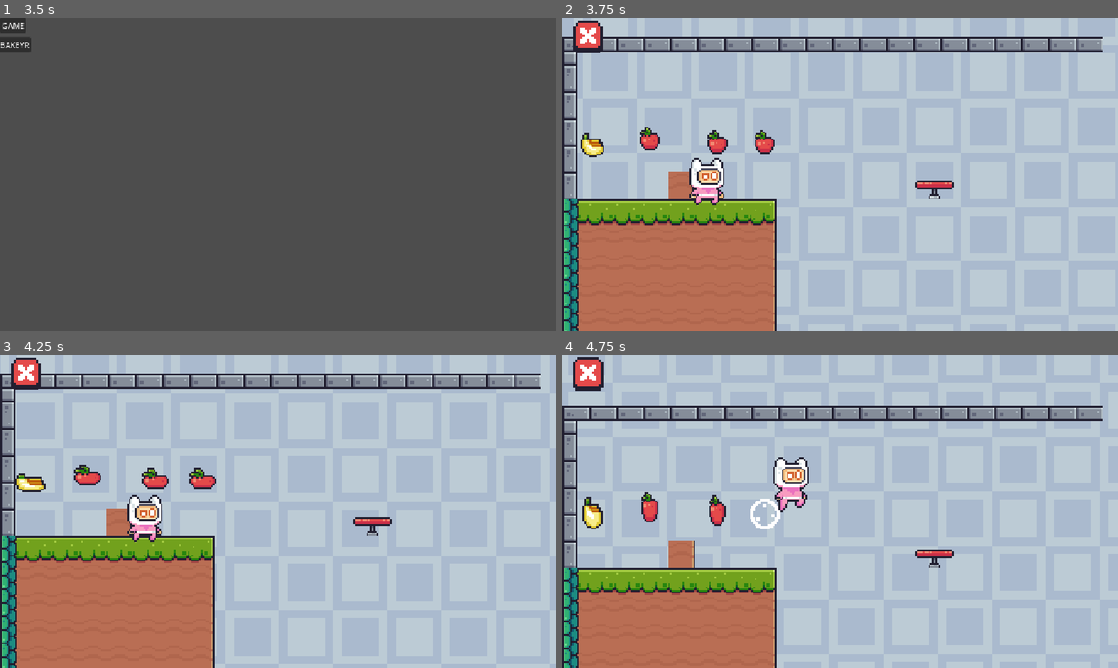
Above: before the commit, frames 1-4 (two rows, left to right).
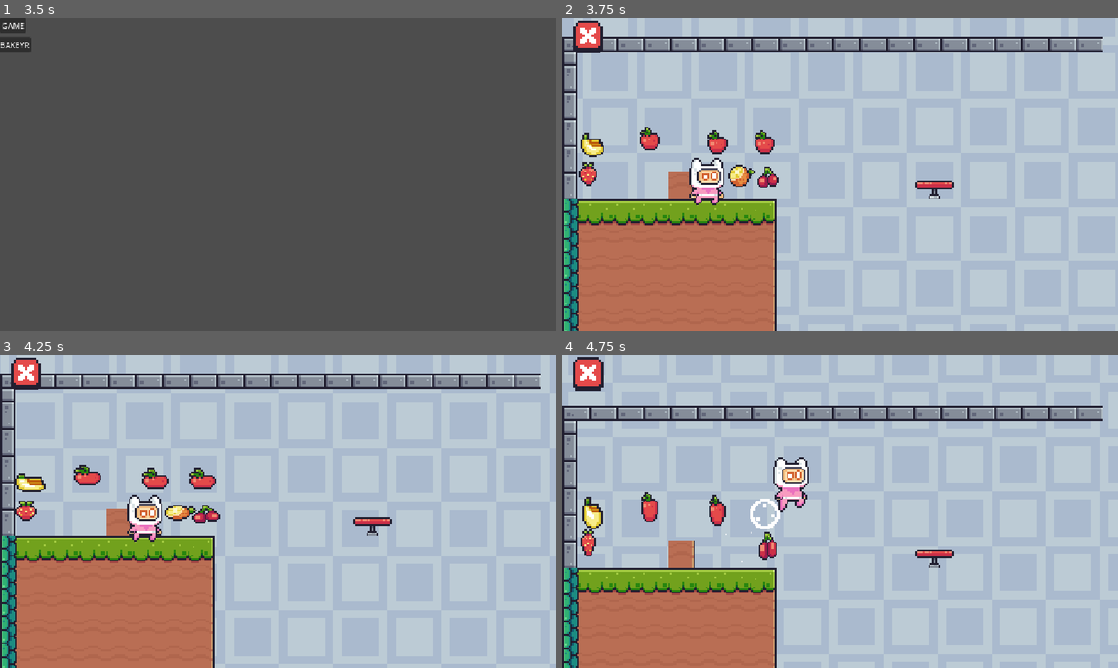
Above: after the commit, the same moments.

Repository: PranitJalan/Apple-Rush
Game: Godot game, scene res://scenes/bakeryl.tscn
Same seed, same stepped clock (60 frames per second), same inputs: the game is played once before the commit and once after it. This scene is started directly instead of the project's main scene.
Inputs (mouse positions are in pixels of both pictures, inside the frame that each line leads up to):
- Up to frame 1 (3.5 s): click "BAKE" at 0.5 s; click "+" at 1.25 s; click "-" at 2 s; click (16, 33) at 2.77 s
- Up to frame 2 (3.75 s): click "GAME" at 3.5 s
- Up to frame 3 (4.25 s): no input
- Up to frame 4 (4.75 s): tap Enter at 4.25 s; move the mouse to (962, 495) at 4.27 s; hold D (right) from 4.28 s (still down); tap Alt at 4.35 s; click (962, 495) at 4.42 s; tap Space (jump) at 4.52 s

Frame 1 is identical in both runs. In frame 2, 0.6% of the frame differs, in the area x 3-39%, y 46-55%; in frame 3, 0.6%, in the area x 2-40%, y 46-54%; in frame 4, 0.4%.

Commit message:
More collectibles
Added Strawberries, oranges and cherries

Diff:
--- /dev/null
+++ b/scenes/Cherries.tscn
@@ -0,0 +1,193 @@
+[gd_scene format=3 uid="uid://dynopt5j2kyg8"]
+
+[ext_resource type="PackedScene" uid="uid://dy0hggfc0hx42" path="res://scenes/collectables.tscn" id="1_4jp6b"]
+[ext_resource type="Texture2D" uid="uid://bjvt211ak28qs" path="res://assets/Items/Fruits/Collected.png" id="2_068j6"]
+[ext_resource type="Texture2D" uid="uid://c7ata60y7ht6n" path="res://assets/Items/Fruits/Cherries.png" id="3_a5re5"]
+
+[sub_resource type="CircleShape2D" id="CircleShape2D_hf2xo"]
+radius = 6.0
+
+[sub_resource type="AtlasTexture" id="AtlasTexture_xxofk"]
+atlas = ExtResource("2_068j6")
+region = Rect2(0, 0, 32, 32)
+
+[sub_resource type="AtlasTexture" id="AtlasTexture_t7gpa"]
+atlas = ExtResource("2_068j6")
+region = Rect2(32, 0, 32, 32)
+
+[sub_resource type="AtlasTexture" id="AtlasTexture_gguo1"]
+atlas = ExtResource("2_068j6")
+region = Rect2(64, 0, 32, 32)
+
+[sub_resource type="AtlasTexture" id="AtlasTexture_klqdr"]
+atlas = ExtResource("2_068j6")
+region = Rect2(96, 0, 32, 32)
+
+[sub_resource type="AtlasTexture" id="AtlasTexture_voxl4"]
+atlas = ExtResource("2_068j6")
+region = Rect2(128, 0, 32, 32)
+
+[sub_resource type="AtlasTexture" id="AtlasTexture_u0y0b"]
+atlas = ExtResource("2_068j6")
+region = Rect2(160, 0, 32, 32)
+
+[sub_resource type="AtlasTexture" id="AtlasTexture_1dmo7"]
+atlas = ExtResource("3_a5re5")
+region = Rect2(0, 0, 32, 32)
+
+[sub_resource type="AtlasTexture" id="AtlasTexture_m5qov"]
+atlas = ExtResource("3_a5re5")
+region = Rect2(32, 0, 32, 32)
+
+[sub_resource type="AtlasTexture" id="AtlasTexture_43ywp"]
+atlas = ExtResource("3_a5re5")
+region = Rect2(64, 0, 32, 32)
+
+[sub_resource type="AtlasTexture" id="AtlasTexture_dkf1n"]
+atlas = ExtResource("3_a5re5")
+region = Rect2(96, 0, 32, 32)
+
+[sub_resource type="AtlasTexture" id="AtlasTexture_yi4ef"]
+atlas = ExtResource("3_a5re5")
+region = Rect2(128, 0, 32, 32)
+
+[sub_resource type="AtlasTexture" id="AtlasTexture_apeb2"]
+atlas = ExtResource("3_a5re5")
+region = Rect2(160, 0, 32, 32)
+
+[sub_resource type="AtlasTexture" id="AtlasTexture_fubi3"]
+atlas = ExtResource("3_a5re5")
+region = Rect2(192, 0, 32, 32)
+
+[sub_resource type="AtlasTexture" id="AtlasTexture_gt6dx"]
+atlas = ExtResource("3_a5re5")
+region = Rect2(224, 0, 32, 32)
+
+[sub_resource type="AtlasTexture" id="AtlasTexture_dy0f1"]
+atlas = ExtResource("3_a5re5")
+region = Rect2(256, 0, 32, 32)
+
+[sub_resource type="AtlasTexture" id="AtlasTexture_yvadl"]
+atlas = ExtResource("3_a5re5")
+region = Rect2(288, 0, 32, 32)
+
+[sub_resource type="AtlasTexture" id="AtlasTexture_42tmx"]
+atlas = ExtResource("3_a5re5")
+region = Rect2(320, 0, 32, 32)
+
+[sub_resource type="AtlasTexture" id="AtlasTexture_ymirx"]
+atlas = ExtResource("3_a5re5")
+region = Rect2(352, 0, 32, 32)
+
+[sub_resource type="AtlasTexture" id="AtlasTexture_p7r6l"]
+atlas = ExtResource("3_a5re5")
+region = Rect2(384, 0, 32, 32)
+
+[sub_resource type="AtlasTexture" id="AtlasTexture_wwojh"]
+atlas = ExtResource("3_a5re5")
+region = Rect2(416, 0, 32, 32)
+
+[sub_resource type="AtlasTexture" id="AtlasTexture_akmx5"]
+atlas = ExtResource("3_a5re5")
+region = Rect2(448, 0, 32, 32)
+
+[sub_resource type="AtlasTexture" id="AtlasTexture_t13eu"]
+atlas = ExtResource("3_a5re5")
+region = Rect2(480, 0, 32, 32)
+
+[sub_resource type="AtlasTexture" id="AtlasTexture_qwfje"]
+atlas = ExtResource("3_a5re5")
+region = Rect2(512, 0, 32, 32)
+
+[sub_resource type="SpriteFrames" id="SpriteFrames_wny6j"]
+animations = [{
+"frames": [{
+"duration": 1.0,
+"texture": SubResource("AtlasTexture_xxofk")
+}, {
+"duration": 1.0,
+"texture": SubResource("AtlasTexture_t7gpa")
+}, {
+"duration": 1.0,
+"texture": SubResource("AtlasTexture_gguo1")
+}, {
+"duration": 1.0,
+"texture": SubResource("AtlasTexture_klqdr")
+}, {
+"duration": 1.0,
+"texture": SubResource("AtlasTexture_voxl4")
+}, {
+"duration": 1.0,
+"texture": SubResource("AtlasTexture_u0y0b")
+}],
+"loop": 0,
+"name": &"collected",
+"speed": 20.0
+}, {
+"frames": [{
+"duration": 1.0,
+"texture": SubResource("AtlasTexture_1dmo7")
+}, {
+"duration": 1.0,
+"texture": SubResource("AtlasTexture_m5qov")
+}, {
+"duration": 1.0,
+"texture": SubResource("AtlasTexture_43ywp")
+}, {
+"duration": 1.0,
+"texture": SubResource("AtlasTexture_dkf1n")
+}, {
+"duration": 1.0,
+"texture": SubResource("AtlasTexture_yi4ef")
+}, {
+"duration": 1.0,
+"texture": SubResource("AtlasTexture_apeb2")
+}, {
+"duration": 1.0,
+"texture": SubResource("AtlasTexture_fubi3")
+}, {
+"duration": 1.0,
+"texture": SubResource("AtlasTexture_gt6dx")
+}, {
+"duration": 1.0,
+"texture": SubResource("AtlasTexture_dy0f1")
+}, {
+"duration": 1.0,
+"texture": SubResource("AtlasTexture_yvadl")
+}, {
+"duration": 1.0,
+"texture": SubResource("AtlasTexture_42tmx")
+}, {
+"duration": 1.0,
+"texture": SubResource("AtlasTexture_ymirx")
+}, {
+"duration": 1.0,
+"texture": SubResource("AtlasTexture_p7r6l")
+}, {
+"duration": 1.0,
+"texture": SubResource("AtlasTexture_wwojh")
+}, {
+"duration": 1.0,
+"texture": SubResource("AtlasTexture_akmx5")
+}, {
+"duration": 1.0,
+"texture": SubResource("AtlasTexture_t13eu")
+}, {
+"duration": 1.0,
+"texture": SubResource("AtlasTexture_qwfje")
+}],
+"loop": 1,
+"name": &"default",
+"speed": 20.0
+}]
+
+[node name="Collectables" unique_id=1202717980 instance=ExtResource("1_4jp6b")]
+scale = Vector2(0.9, 0.9)
+fruit = "cherries"
+
+[node name="CollisionShape2D" parent="." index="0" unique_id=2065168339]
+shape = SubResource("CircleShape2D_hf2xo")
+
+[node name="AnimatedSprite2D" parent="." index="1" unique_id=1671006630]
+sprite_frames = SubResource("SpriteFrames_wny6j")
+frame_progress = 0.1416909
--- a/scenes/node_2d.tscn
+++ b/scenes/Level.tscn
@@ -7,6 +7,9 @@
 [ext_resource type="PackedScene" uid="uid://bt7e1vm6oexmv" path="res://scenes/Bananas.tscn" id="5_j7wrs"]
 [ext_resource type="Texture2D" uid="uid://b6b48pq3o62hd" path="res://assets/Background/Blue.png" id="7_fws66"]
 [ext_resource type="PackedScene" uid="uid://ds4a32vpdnupm" path="res://scenes/Exit Button.tscn" id="7_hh0fu"]
+[ext_resource type="PackedScene" uid="uid://bj6gix3b4y34w" path="res://scenes/Oranges.tscn" id="8_hh0fu"]
+[ext_resource type="PackedScene" uid="uid://dynopt5j2kyg8" path="res://scenes/Cherries.tscn" id="9_3m5ht"]
+[ext_resource type="PackedScene" uid="uid://l0f5e8baanep" path="res://scenes/Strawberries.tscn" id="10_r4lgl"]
 
 [sub_resource type="TileSetAtlasSource" id="TileSetAtlasSource_fws66"]
 texture = ExtResource("1_j7wrs")
@@ -336,4 +339,13 @@
 [node name="Collectables4" parent="Collect" unique_id=1924849442 instance=ExtResource("4_4vge2")]
 position = Vector2(52, 46)
 
+[node name="Collectables" parent="." unique_id=924851338 instance=ExtResource("8_hh0fu")]
+position = Vector2(105, 66)
+
+[node name="Collectables2" parent="." unique_id=1409110836 instance=ExtResource("9_3m5ht")]
+position = Vector2(122, 67)
+
+[node name="Collectables3" parent="." unique_id=127004412 instance=ExtResource("10_r4lgl")]
+position = Vector2(15, 65)
+
 [editable path="Player"]
--- /dev/null
+++ b/scenes/Oranges.tscn
@@ -0,0 +1,194 @@
+[gd_scene format=3 uid="uid://bj6gix3b4y34w"]
+
+[ext_resource type="PackedScene" uid="uid://dy0hggfc0hx42" path="res://scenes/collectables.tscn" id="1_rcxdn"]
+[ext_resource type="Texture2D" uid="uid://bjvt211ak28qs" path="res://assets/Items/Fruits/Collected.png" id="2_e2811"]
+[ext_resource type="Texture2D" uid="uid://dwpvd7bqgjjhx" path="res://assets/Items/Fruits/Orange.png" id="3_aw4ic"]
+
+[sub_resource type="CircleShape2D" id="CircleShape2D_aw4ic"]
+radius = 8.0
+
+[sub_resource type="AtlasTexture" id="AtlasTexture_xxofk"]
+atlas = ExtResource("2_e2811")
+region = Rect2(0, 0, 32, 32)
+
+[sub_resource type="AtlasTexture" id="AtlasTexture_t7gpa"]
+atlas = ExtResource("2_e2811")
+region = Rect2(32, 0, 32, 32)
+
+[sub_resource type="AtlasTexture" id="AtlasTexture_gguo1"]
+atlas = ExtResource("2_e2811")
+region = Rect2(64, 0, 32, 32)
+
+[sub_resource type="AtlasTexture" id="AtlasTexture_klqdr"]
+atlas = ExtResource("2_e2811")
+region = Rect2(96, 0, 32, 32)
+
+[sub_resource type="AtlasTexture" id="AtlasTexture_voxl4"]
+atlas = ExtResource("2_e2811")
+region = Rect2(128, 0, 32, 32)
+
+[sub_resource type="AtlasTexture" id="AtlasTexture_u0y0b"]
+atlas = ExtResource("2_e2811")
+region = Rect2(160, 0, 32, 32)
+
+[sub_resource type="AtlasTexture" id="AtlasTexture_ebpu6"]
+atlas = ExtResource("3_aw4ic")
+region = Rect2(0, 0, 32, 32)
+
+[sub_resource type="AtlasTexture" id="AtlasTexture_edcuv"]
+atlas = ExtResource("3_aw4ic")
+region = Rect2(32, 0, 32, 32)
+
+[sub_resource type="AtlasTexture" id="AtlasTexture_24xv1"]
+atlas = ExtResource("3_aw4ic")
+region = Rect2(64, 0, 32, 32)
+
+[sub_resource type="AtlasTexture" id="AtlasTexture_abu72"]
+atlas = ExtResource("3_aw4ic")
+region = Rect2(96, 0, 32, 32)
+
+[sub_resource type="AtlasTexture" id="AtlasTexture_jbjtr"]
+atlas = ExtResource("3_aw4ic")
+region = Rect2(128, 0, 32, 32)
+
+[sub_resource type="AtlasTexture" id="AtlasTexture_g7mdk"]
+atlas = ExtResource("3_aw4ic")
+region = Rect2(160, 0, 32, 32)
+
+[sub_resource type="AtlasTexture" id="AtlasTexture_76ufa"]
+atlas = ExtResource("3_aw4ic")
+region = Rect2(192, 0, 32, 32)
+
+[sub_resource type="AtlasTexture" id="AtlasTexture_dlq6a"]
+atlas = ExtResource("3_aw4ic")
+region = Rect2(224, 0, 32, 32)
+
+[sub_resource type="AtlasTexture" id="AtlasTexture_50jm5"]
+atlas = ExtResource("3_aw4ic")
+region = Rect2(256, 0, 32, 32)
+
+[sub_resource type="AtlasTexture" id="AtlasTexture_cg7cs"]
+atlas = ExtResource("3_aw4ic")
+region = Rect2(288, 0, 32, 32)
+
+[sub_resource type="AtlasTexture" id="AtlasTexture_yd8a4"]
+atlas = ExtResource("3_aw4ic")
+region = Rect2(320, 0, 32, 32)
+
+[sub_resource type="AtlasTexture" id="AtlasTexture_s1830"]
+atlas = ExtResource("3_aw4ic")
+region = Rect2(352, 0, 32, 32)
+
+[sub_resource type="AtlasTexture" id="AtlasTexture_gdauv"]
+atlas = ExtResource("3_aw4ic")
+region = Rect2(384, 0, 32, 32)
+
+[sub_resource type="AtlasTexture" id="AtlasTexture_3khsd"]
+atlas = ExtResource("3_aw4ic")
+region = Rect2(416, 0, 32, 32)
+
+[sub_resource type="AtlasTexture" id="AtlasTexture_d75wd"]
+atlas = ExtResource("3_aw4ic")
+region = Rect2(448, 0, 32, 32)
+
+[sub_resource type="AtlasTexture" id="AtlasTexture_6rswx"]
+atlas = ExtResource("3_aw4ic")
+region = Rect2(480, 0, 32, 32)
+
+[sub_resource type="AtlasTexture" id="AtlasTexture_3spqg"]
+atlas = ExtResource("3_aw4ic")
+region = Rect2(512, 0, 32, 32)
+
+[sub_resource type="SpriteFrames" id="SpriteFrames_y2xeh"]
+animations = [{
+"frames": [{
+"duration": 1.0,
+"texture": SubResource("AtlasTexture_xxofk")
+}, {
+"duration": 1.0,
+"texture": SubResource("AtlasTexture_t7gpa")
+}, {
+"duration": 1.0,
+"texture": SubResource("AtlasTexture_gguo1")
+}, {
+"duration": 1.0,
+"texture": SubResource("AtlasTexture_klqdr")
+}, {
+"duration": 1.0,
+"texture": SubResource("AtlasTexture_voxl4")
+}, {
+"duration": 1.0,
+"texture": SubResource("AtlasTexture_u0y0b")
+}],
+"loop": 0,
+"name": &"collected",
+"speed": 20.0
+}, {
+"frames": [{
+"duration": 1.0,
+"texture": SubResource("AtlasTexture_ebpu6")
+}, {
+"duration": 1.0,
+"texture": SubResource("AtlasTexture_edcuv")
+}, {
+"duration": 1.0,
+"texture": SubResource("AtlasTexture_24xv1")
+}, {
+"duration": 1.0,
+"texture": SubResource("AtlasTexture_abu72")
+}, {
+"duration": 1.0,
+"texture": SubResource("AtlasTexture_jbjtr")
+}, {
+"duration": 1.0,
+"texture": SubResource("AtlasTexture_g7mdk")
+}, {
+"duration": 1.0,
+"texture": SubResource("AtlasTexture_76ufa")
+}, {
+"duration": 1.0,
+"texture": SubResource("AtlasTexture_dlq6a")
+}, {
+"duration": 1.0,
+"texture": SubResource("AtlasTexture_50jm5")
+}, {
+"duration": 1.0,
+"texture": SubResource("AtlasTexture_cg7cs")
+}, {
+"duration": 1.0,
+"texture": SubResource("AtlasTexture_yd8a4")
+}, {
+"duration": 1.0,
+"texture": SubResource("AtlasTexture_s1830")
+}, {
+"duration": 1.0,
+"texture": SubResource("AtlasTexture_gdauv")
+}, {
+"duration": 1.0,
+"texture": SubResource("AtlasTexture_3khsd")
+}, {
+"duration": 1.0,
+"texture": SubResource("AtlasTexture_d75wd")
+}, {
+"duration": 1.0,
+"texture": SubResource("AtlasTexture_6rswx")
+}, {
+"duration": 1.0,
+"texture": SubResource("AtlasTexture_3spqg")
+}],
+"loop": 1,
+"name": &"default",
+"speed": 20.0
+}]
+
+[node name="Collectables" unique_id=1202717980 instance=ExtResource("1_rcxdn")]
+scale = Vector2(0.8, 0.8)
+fruit = "oranges"
+
+[node name="CollisionShape2D" parent="." index="0" unique_id=2065168339]
+shape = SubResource("CircleShape2D_aw4ic")
+
+[node name="AnimatedSprite2D" parent="." index="1" unique_id=1671006630]
+position = Vector2(0, 0.25000107)
+scale = Vector2(1.1875, 1.171875)
+sprite_frames = SubResource("SpriteFrames_y2xeh")
--- /dev/null
+++ b/scenes/Strawberries.tscn
@@ -0,0 +1,192 @@
+[gd_scene format=3 uid="uid://l0f5e8baanep"]
+
+[ext_resource type="PackedScene" uid="uid://dy0hggfc0hx42" path="res://scenes/collectables.tscn" id="1_gvpf3"]
+[ext_resource type="Texture2D" uid="uid://bjvt211ak28qs" path="res://assets/Items/Fruits/Collected.png" id="2_7y6rg"]
+[ext_resource type="Texture2D" uid="uid://bax3pj3b34t3p" path="res://assets/Items/Fruits/Strawberry.png" id="3_meb46"]
+
+[sub_resource type="CircleShape2D" id="CircleShape2D_nhsrs"]
+radius = 5.0990195
+
+[sub_resource type="AtlasTexture" id="AtlasTexture_xxofk"]
+atlas = ExtResource("2_7y6rg")
+region = Rect2(0, 0, 32, 32)
+
+[sub_resource type="AtlasTexture" id="AtlasTexture_t7gpa"]
+atlas = ExtResource("2_7y6rg")
+region = Rect2(32, 0, 32, 32)
+
+[sub_resource type="AtlasTexture" id="AtlasTexture_gguo1"]
+atlas = ExtResource("2_7y6rg")
+region = Rect2(64, 0, 32, 32)
+
+[sub_resource type="AtlasTexture" id="AtlasTexture_klqdr"]
+atlas = ExtResource("2_7y6rg")
+region = Rect2(96, 0, 32, 32)
+
+[sub_resource type="AtlasTexture" id="AtlasTexture_voxl4"]
+atlas = ExtResource("2_7y6rg")
+region = Rect2(128, 0, 32, 32)
+
+[sub_resource type="AtlasTexture" id="AtlasTexture_u0y0b"]
+atlas = ExtResource("2_7y6rg")
+region = Rect2(160, 0, 32, 32)
+
+[sub_resource type="AtlasTexture" id="AtlasTexture_74ss8"]
+atlas = ExtResource("3_meb46")
+region = Rect2(0, 0, 32, 32)
+
+[sub_resource type="AtlasTexture" id="AtlasTexture_xs4n7"]
+atlas = ExtResource("3_meb46")
+region = Rect2(32, 0, 32, 32)
+
+[sub_resource type="AtlasTexture" id="AtlasTexture_u1q16"]
+atlas = ExtResource("3_meb46")
+region = Rect2(64, 0, 32, 32)
+
+[sub_resource type="AtlasTexture" id="AtlasTexture_655dm"]
+atlas = ExtResource("3_meb46")
+region = Rect2(96, 0, 32, 32)
+
+[sub_resource type="AtlasTexture" id="AtlasTexture_yi2fi"]
+atlas = ExtResource("3_meb46")
+region = Rect2(128, 0, 32, 32)
+
+[sub_resource type="AtlasTexture" id="AtlasTexture_nlcph"]
+atlas = ExtResource("3_meb46")
+region = Rect2(160, 0, 32, 32)
+
+[sub_resource type="AtlasTexture" id="AtlasTexture_ycncg"]
+atlas = ExtResource("3_meb46")
+region = Rect2(192, 0, 32, 32)
+
+[sub_resource type="AtlasTexture" id="AtlasTexture_18tym"]
+atlas = ExtResource("3_meb46")
+region = Rect2(224, 0, 32, 32)
+
+[sub_resource type="AtlasTexture" id="AtlasTexture_coh5v"]
+atlas = ExtResource("3_meb46")
+region = Rect2(256, 0, 32, 32)
+
+[sub_resource type="AtlasTexture" id="AtlasTexture_ldnt6"]
+atlas = ExtResource("3_meb46")
+region = Rect2(288, 0, 32, 32)
+
+[sub_resource type="AtlasTexture" id="AtlasTexture_l1o5k"]
+atlas = ExtResource("3_meb46")
+region = Rect2(320, 0, 32, 32)
+
+[sub_resource type="AtlasTexture" id="AtlasTexture_044cg"]
+atlas = ExtResource("3_meb46")
+region = Rect2(352, 0, 32, 32)
+
+[sub_resource type="AtlasTexture" id="AtlasTexture_1p0c8"]
+atlas = ExtResource("3_meb46")
+region = Rect2(384, 0, 32, 32)
+
+[sub_resource type="AtlasTexture" id="AtlasTexture_nkk22"]
+atlas = ExtResource("3_meb46")
+region = Rect2(416, 0, 32, 32)
+
+[sub_resource type="AtlasTexture" id="AtlasTexture_8enop"]
+atlas = ExtResource("3_meb46")
+region = Rect2(448, 0, 32, 32)
+
+[sub_resource type="AtlasTexture" id="AtlasTexture_ld3qy"]
+atlas = ExtResource("3_meb46")
+region = Rect2(480, 0, 32, 32)
+
+[sub_resource type="AtlasTexture" id="AtlasTexture_8kn20"]
+atlas = ExtResource("3_meb46")
+region = Rect2(512, 0, 32, 32)
+
+[sub_resource type="SpriteFrames" id="SpriteFrames_hc7fw"]
+animations = [{
+"frames": [{
+"duration": 1.0,
+"texture": SubResource("AtlasTexture_xxofk")
+}, {
+"duration": 1.0,
+"texture": SubResource("AtlasTexture_t7gpa")
+}, {
+"duration": 1.0,
+"texture": SubResource("AtlasTexture_gguo1")
+}, {
+"duration": 1.0,
+"texture": SubResource("AtlasTexture_klqdr")
+}, {
+"duration": 1.0,
+"texture": SubResource("AtlasTexture_voxl4")
+}, {
+"duration": 1.0,
+"texture": SubResource("AtlasTexture_u0y0b")
+}],
+"loop": 0,
+"name": &"collected",
+"speed": 20.0
+}, {
+"frames": [{
+"duration": 1.0,
+"texture": SubResource("AtlasTexture_74ss8")
+}, {
+"duration": 1.0,
+"texture": SubResource("AtlasTexture_xs4n7")
+}, {
+"duration": 1.0,
+"texture": SubResource("AtlasTexture_u1q16")
+}, {
+"duration": 1.0,
+"texture": SubResource("AtlasTexture_655dm")
+}, {
+"duration": 1.0,
+"texture": SubResource("AtlasTexture_yi2fi")
+}, {
+"duration": 1.0,
+"texture": SubResource("AtlasTexture_nlcph")
+}, {
+"duration": 1.0,
+"texture": SubResource("AtlasTexture_ycncg")
+}, {
+"duration": 1.0,
+"texture": SubResource("AtlasTexture_18tym")
+}, {
+"duration": 1.0,
+"texture": SubResource("AtlasTexture_coh5v")
+}, {
+"duration": 1.0,
+"texture": SubResource("AtlasTexture_ldnt6")
+}, {
+"duration": 1.0,
+"texture": SubResource("AtlasTexture_l1o5k")
+}, {
+"duration": 1.0,
+"texture": SubResource("AtlasTexture_044cg")
+}, {
+"duration": 1.0,
+"texture": SubResource("AtlasTexture_1p0c8")
+}, {
+"duration": 1.0,
+"texture": SubResource("AtlasTexture_nkk22")
+}, {
+"duration": 1.0,
+"texture": SubResource("AtlasTexture_8enop")
+}, {
+"duration": 1.0,
+"texture": SubResource("AtlasTexture_ld3qy")
+}, {
+"duration": 1.0,
+"texture": SubResource("AtlasTexture_8kn20")
+}],
+"loop": 1,
+"name": &"default",
+"speed": 20.0
+}]
+
+[node name="Collectables" unique_id=1202717980 instance=ExtResource("1_gvpf3")]
+fruit = "strawberries"
+
+[node name="CollisionShape2D" parent="." index="0" unique_id=2065168339]
+shape = SubResource("CircleShape2D_nhsrs")
+
+[node name="AnimatedSprite2D" parent="." index="1" unique_id=1671006630]
+sprite_frames = SubResource("SpriteFrames_hc7fw")
+frame_progress = 0.33640513
--- a/scenes/button.gd
+++ b/scenes/button.gd
@@ -12,7 +12,13 @@
 	else:
 		disabled = false
 
-
+func _ready() -> void:
+	var total = cost*EVENT.current_pie
+	label.text = "" + str(total) + "X"
+	if total > EVENT[fruit]:
+		disabled = true
+	else:
+		disabled = false
 
 
 
--- a/scenes/control.tscn
+++ b/scenes/control.tscn
@@ -8,7 +8,8 @@
 
 
 func _on_pressed() -> void:
-	get_tree().change_scene_to_file(\"res://scenes/node_2d.tscn\")"
+	get_tree().change_scene_to_file(\"res://scenes/Level.tscn\")
+"
 
 [sub_resource type="GDScript" id="GDScript_qr5sa"]
 script/source = "extends Button
